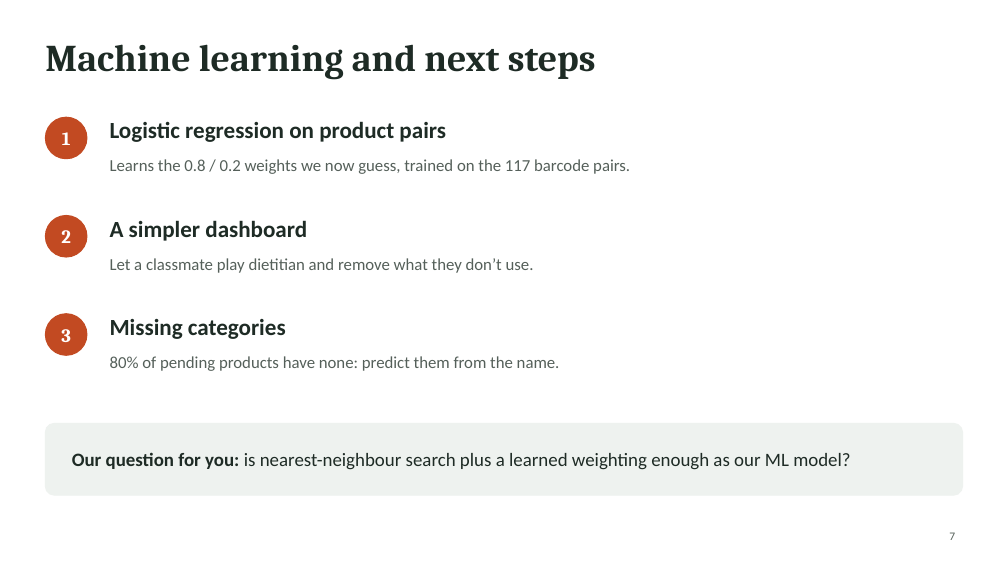
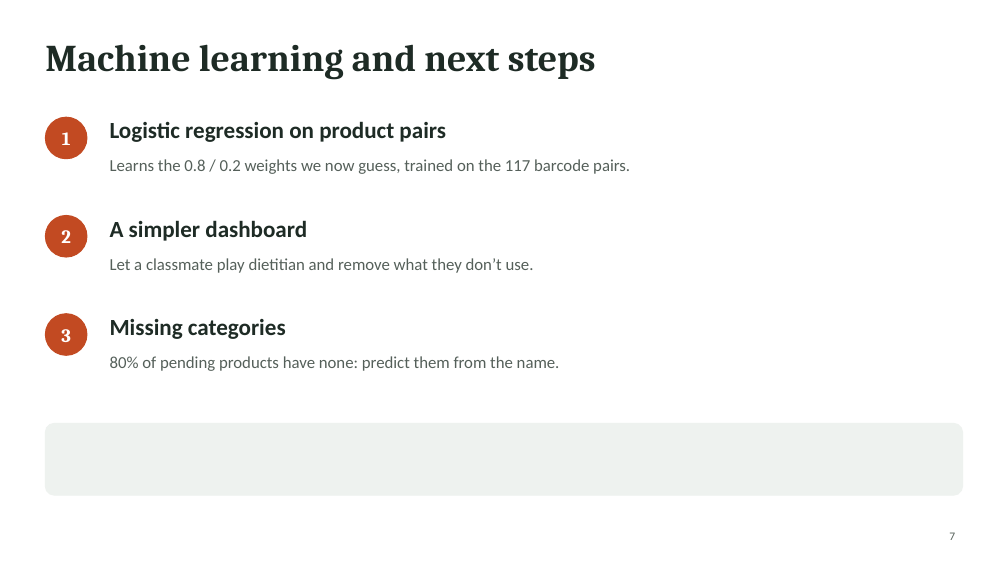
Before and after one commit to KaranSembhiUCLL/Data-Visualization, a slide deck: slide 7 of Slides/FoodCheck_TeamF8_presentation.pptx. Drawn at 1008x567 pixels with LibreOffice and Linux fonts; fonts in the diff are those of the drawing. Boxes give left, top, right and bottom in pixels: in the first picture for what was removed or moved away, otherwise in the second. Text is boxed around its words. In the diff, an @@ line names an element or a change of style, - is before the commit and + after.

```diff
--- a/Slides/FoodCheck_TeamF8_presentation.pptx
+++ b/Slides/FoodCheck_TeamF8_presentation.pptx
@@ text removed at [72, 452, 850, 470] @@
-Our question for you: is nearest-neighbour search plus a learned weighting enough as our ML model?
```
Also in this commit, not shown: 2 other slides changed, 1 other file.
